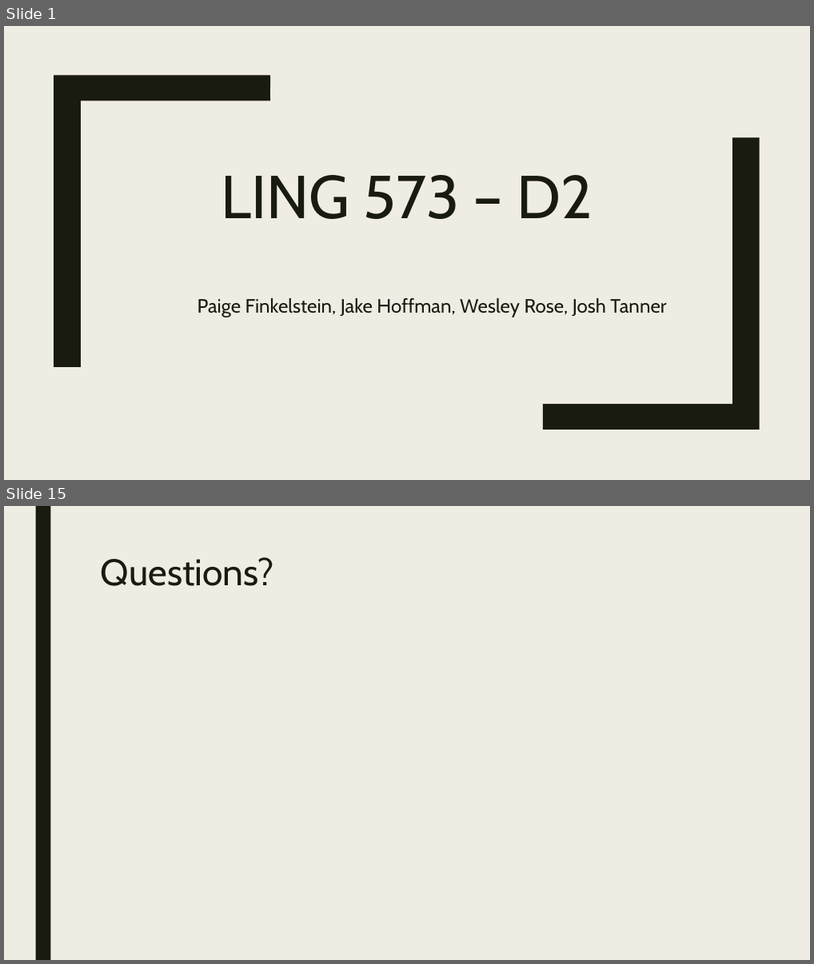
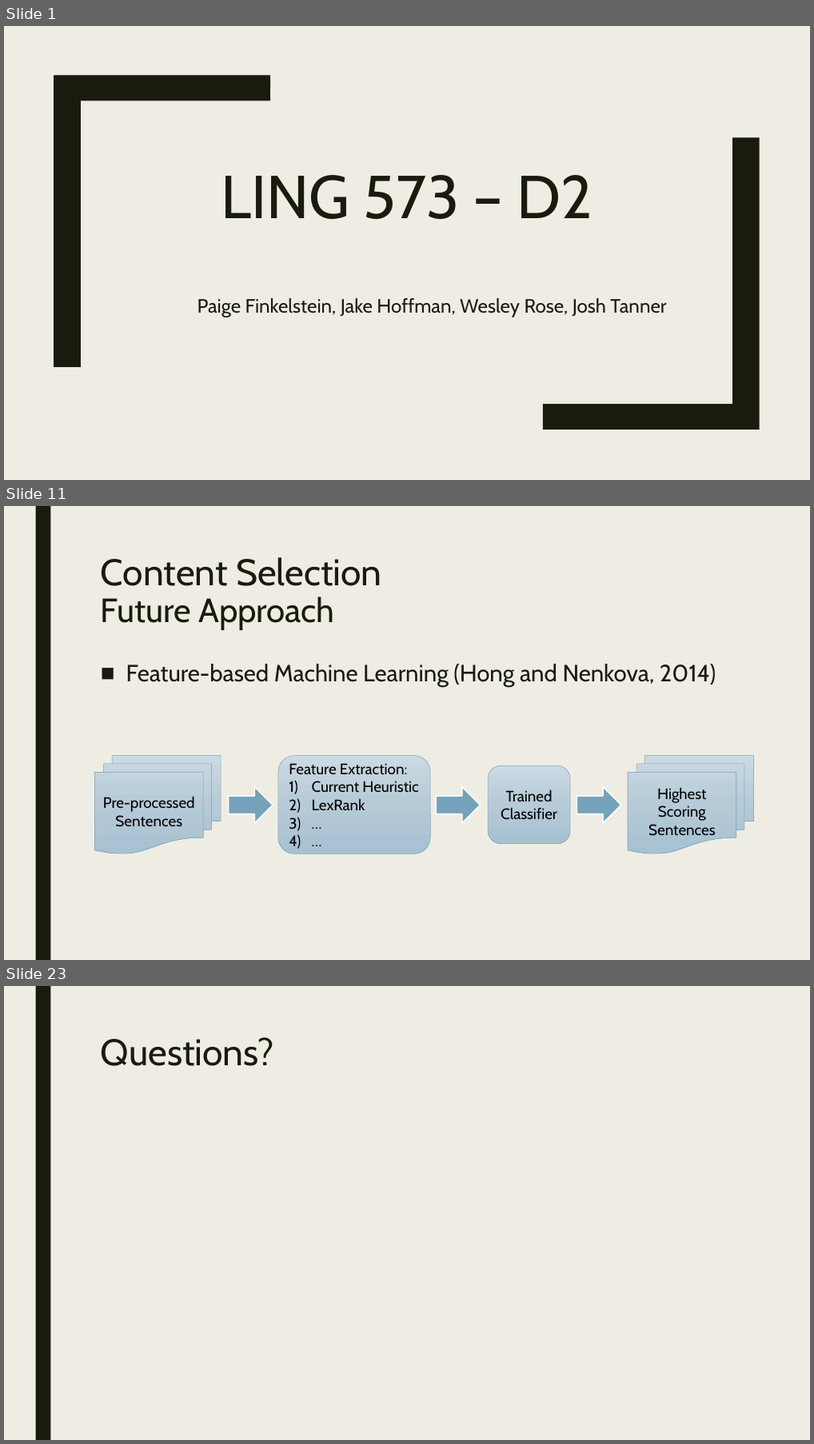
Before and after one commit to Mindful/ling-573, a slide deck: doc/presentation_d2.pptx. Shown one above the other, each under a label of ours: slides 1 and 15 before the commit, slides 1, 11 and 23 after it; the slides between them are not shown. The pictures are 814x964 and 814x1444 pixels, drawn with LibreOffice and Linux fonts; fonts in the diff are those of the drawing. Boxes give left, top, right and bottom in pixels: in the first picture for what was removed or moved away, otherwise in the second. Text is boxed around its words. In the diff, an @@ line names an element or a change of style, - is before the commit and + after.

```diff
--- a/doc/presentation_d2.pptx
+++ b/doc/presentation_d2.pptx
@@ slide 11 added at <box>4,506,810,960</box>, background #EFEDE3; not listed: 1 template element that a slide beside it also shows @@
@@ title added at <box>101,557,382,630</box>, 44 pt, text #191B0E @@
+Content Selection
+Future Approach
@@ text added at <box>126,664,716,687</box>, 28 pt, text #191B0E @@
+■ Feature-based Machine Learning (Hong and Nenkova, 2014)
@@ flow chart multidocument added at <box>94,756,221,853</box>, fill gradient #CCDAE3 to #B6CAD7 to #A7C1D2, outline #77A2BB 0.5 pt, 18 pt, text #000000 @@
+Pre-processed Sentences
@@ rounded rectangle added at <box>278,756,431,853</box>, fill gradient #CCDAE3 to #B6CAD7 to #A7C1D2, outline #77A2BB 0.5 pt, 18 pt, text #000000 @@
+Feature Extraction:
+1) Current Heuristic
+2) LexRank
+3) …
+4) …
@@ rounded rectangle added at <box>488,765,570,844</box>, fill gradient #CCDAE3 to #B6CAD7 to #A7C1D2, outline #77A2BB 0.5 pt, 18 pt, text #000000 @@
+Trained
+Classifier
@@ flow chart multidocument added at <box>628,756,754,853</box>, fill gradient #CCDAE3 to #B6CAD7 to #A7C1D2, outline #77A2BB 0.5 pt, 18 pt, text #000000 @@
+Highest Scoring Sentences
@@ right arrow added at <box>229,787,273,823</box>, fill #77A2BB, outline #FFFFFF 1.5 pt @@
@@ right arrow added at <box>436,787,480,823</box>, fill #77A2BB, outline #FFFFFF 1.5 pt @@
@@ right arrow added at <box>578,787,622,823</box>, fill #77A2BB, outline #FFFFFF 1.5 pt @@
@@ what was slide 15 is now slide 23 @@
```
Also in this commit, not shown: 8 slides changed, 12 other slides added, 5 slides removed.
